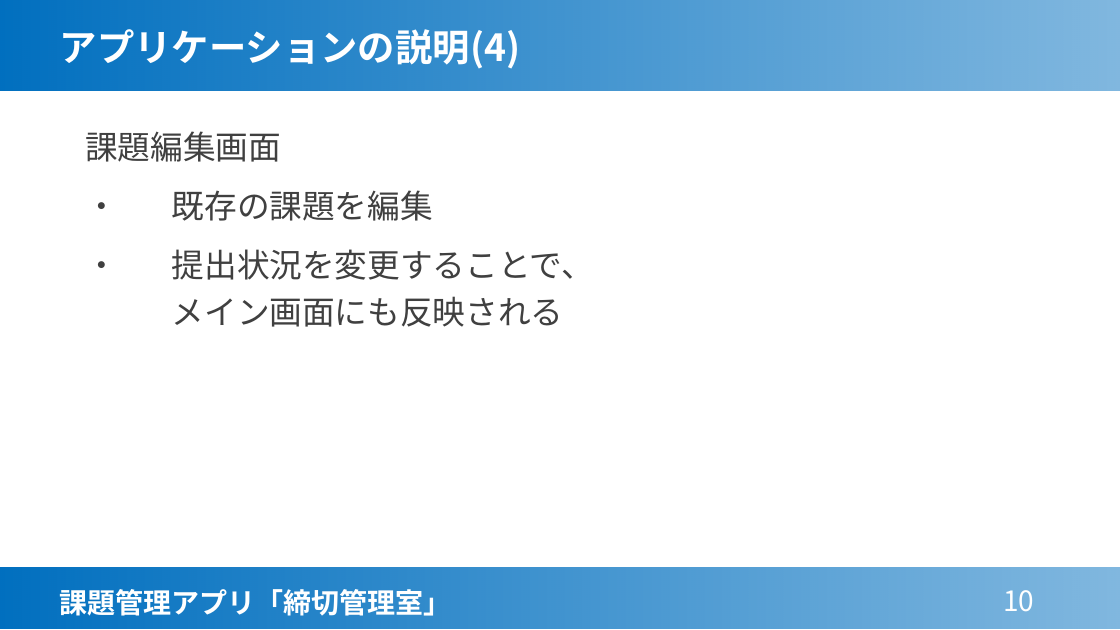
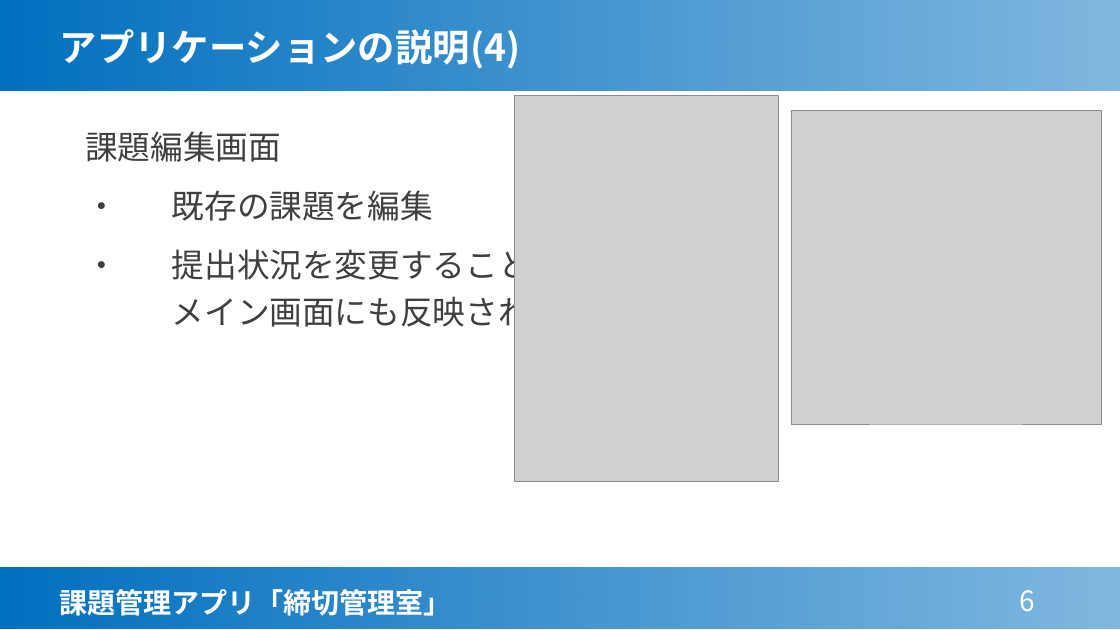
Before and after one commit to takumi-0623/database, a slide deck: slide 6 of RTA.pptx (slide 10 before the commit). Drawn at 1120x630 pixels with LibreOffice and Linux fonts; fonts in the diff are those of the drawing; grey boxes stand for pictures. Boxes give left, top, right and bottom in pixels: in the first picture for what was removed or moved away, otherwise in the second. Text is boxed around its words. In the diff, an @@ line names an element or a change of style, - is before the commit and + after.

```diff
--- a/RTA.pptx
+++ b/RTA.pptx
@@ picture added at box(515, 95, 779, 481) @@
@@ picture added at box(791, 110, 1102, 424) @@
@@ page number at box(1019, 590, 1035, 612): text changed @@
-10
+6
```
Also in this commit, not shown: 3 other slides changed, 6 slides removed.
